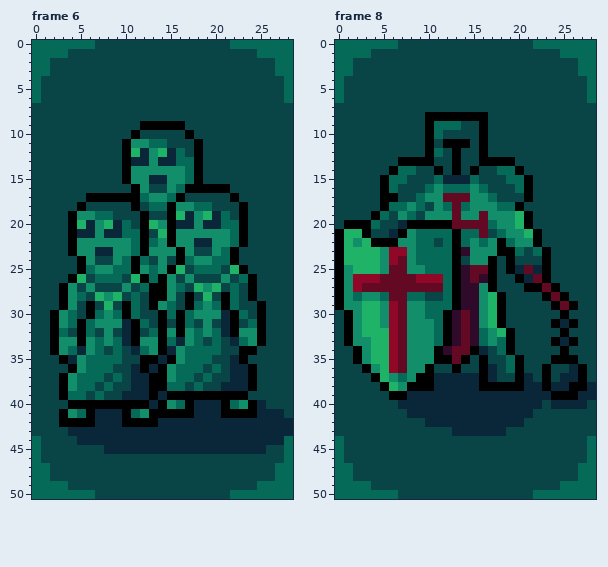
Two states of a pixel-art file, Succubus/Sprites/EarthOpponents.aseprite. The first picture shows the starting point.
29x51 pixels, 28 frames. Shown: frame 6, frame 8. The commit also changed other frames, which this record leaves out.
The result:
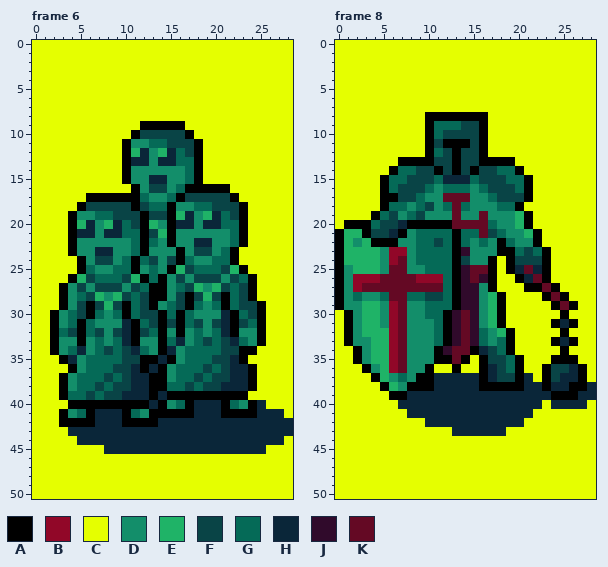
Palette (. is transparent): A #000000  B #910728  C #e5ff00  D #138e6a  E #1fb367  F #094446  G #056a57  H #0a2639  J #300a2b  K #640924
Diff:
layer "ColorKey" added
Changed rows in their new state; - is an unchanged pixel.
Frame 6, layer "ColorKey":
first column x 0:
 0 CCCCCCCCCCCCCCCCCCCCCCCCCCCCC
 1 CCCCCCCCCCCCCCCCCCCCCCCCCCCCC
 2 CCCCCCCCCCCCCCCCCCCCCCCCCCCCC
 3 CCCCCCCCCCCCCCCCCCCCCCCCCCCCC
 4 CCCCCCCCCCCCCCCCCCCCCCCCCCCCC
 5 CCCCCCCCCCCCCCCCCCCCCCCCCCCCC
 6 CCCCCCCCCCCCCCCCCCCCCCCCCCCCC
 7 CCCCCCCCCCCCCCCCCCCCCCCCCCCCC
 8 CCCCCCCCCCCCCCCCCCCCCCCCCCCCC
 9 CCCCCCCCCCCC-----CCCCCCCCCCCC
10 CCCCCCCCCCC-------CCCCCCCCCCC
11 CCCCCCCCCC---------CCCCCCCCCC
12 CCCCCCCCCC---------CCCCCCCCCC
13 CCCCCCCCCC---------CCCCCCCCCC
14 CCCCCCCCCC---------CCCCCCCCCC
15 CCCCCCCCCC---------CCCCCCCCCC
16 CCCCCCCCCCC-----------CCCCCCC
17 CCCCCC-----------------CCCCCC
18 CCCCC-------------------CCCCC
19 CCCC--------------------CCCCC
20 CCCC--------------------CCCCC
21 CCCC--------------------CCCCC
22 CCCC--------------------CCCCC
23 CCCC-------------------CCCCCC
24 CCCCC------------------CCCCCC
25 CCCCC-------------------CCCCC
26 CCCC---------------------CCCC
27 CCC----------------------CCCC
28 CCC----------------------CCCC
29 CCC-----------------------CCC
30 CC------------------------CCC
31 CC------------------------CCC
32 CC------------------------CCC
33 CC------------------------CCC
34 CC-----------------------CCCC
35 CCC---------------------CCCCC
36 CCCC---------------------CCCC
37 CCC----------------------CCCC
38 CCC----------------------CCCC
39 CCC---------------------CCCCC
40 CCCC----------------------CCC
41 CCC-------------------------C
42 CCC--------------------------
43 CCCC-------------------------
44 CCCCC-----------------------C
45 CCCCCCCC------------------CCC
46 CCCCCCCCCCCCCCCCCCCCCCCCCCCCC
47 CCCCCCCCCCCCCCCCCCCCCCCCCCCCC
48 CCCCCCCCCCCCCCCCCCCCCCCCCCCCC
49 CCCCCCCCCCCCCCCCCCCCCCCCCCCCC
50 CCCCCCCCCCCCCCCCCCCCCCCCCCCCC
Frame 8, layer "ColorKey":
first column x 0:
 0 CCCCCCCCCCCCCCCCCCCCCCCCCCCCC
 1 CCCCCCCCCCCCCCCCCCCCCCCCCCCCC
 2 CCCCCCCCCCCCCCCCCCCCCCCCCCCCC
 3 CCCCCCCCCCCCCCCCCCCCCCCCCCCCC
 4 CCCCCCCCCCCCCCCCCCCCCCCCCCCCC
 5 CCCCCCCCCCCCCCCCCCCCCCCCCCCCC
 6 CCCCCCCCCCCCCCCCCCCCCCCCCCCCC
 7 CCCCCCCCCCCCCCCCCCCCCCCCCCCCC
 8 CCCCCCCCCC-------CCCCCCCCCCCC
 9 CCCCCCCCCC-------CCCCCCCCCCCC
10 CCCCCCCCCC-------CCCCCCCCCCCC
11 CCCCCCCCCC-------CCCCCCCCCCCC
12 CCCCCCCCCC-------CCCCCCCCCCCC
13 CCCCCCC-------------CCCCCCCCC
14 CCCCCC---------------CCCCCCCC
15 CCCCC-----------------CCCCCCC
16 CCCCC-----------------CCCCCCC
17 CCCCC-----------------CCCCCCC
18 CCCCC----------------CCCCCCCC
19 CCCC------------------CCCCCCC
20 C---------------------CCCCCCC
21 -----------------------CCCCCC
22 -----------------------CCCCCC
23 ------------------------CCCCC
24 ------------------C-----CCCCC
25 ------------------C-----CCCCC
26 ------------------CC----CCCCC
27 ------------------CCC----CCCC
28 -------------------CCCC---CCC
29 -------------------CCCCC---CC
30 C------------------CCCCCC-CCC
31 C------------------CCCCC---CC
32 C-------------------CCCCC-CCC
33 C-------------------CCCC---CC
34 CC------------------CCCCC-CCC
35 CC-------------C-----CCC---CC
36 CCC--------CC-CC-----CC-----C
37 CCCC------------------C-----C
38 CCCCC------------------------
39 CCCCCC-----------------------
40 CCCCCCC----------------C----C
41 CCCCCCCC--------------CCCCCCC
42 CCCCCCCCCC-----------CCCCCCCC
43 CCCCCCCCCCCCC------CCCCCCCCCC
44 CCCCCCCCCCCCCCCCCCCCCCCCCCCCC
45 CCCCCCCCCCCCCCCCCCCCCCCCCCCCC
46 CCCCCCCCCCCCCCCCCCCCCCCCCCCCC
47 CCCCCCCCCCCCCCCCCCCCCCCCCCCCC
48 CCCCCCCCCCCCCCCCCCCCCCCCCCCCC
49 CCCCCCCCCCCCCCCCCCCCCCCCCCCCC
50 CCCCCCCCCCCCCCCCCCCCCCCCCCCCC
Pixel boxes of the changes (left, top, right, bottom) in both pictures:
changed: (32, 40, 293, 499)
changed: (335, 40, 596, 499)
